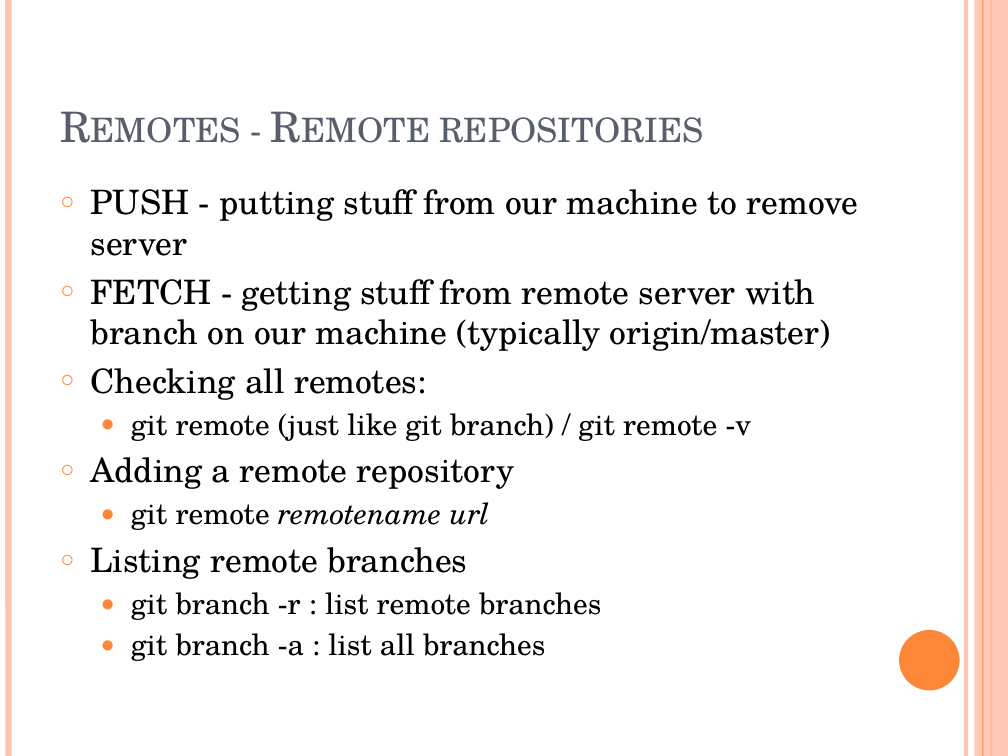
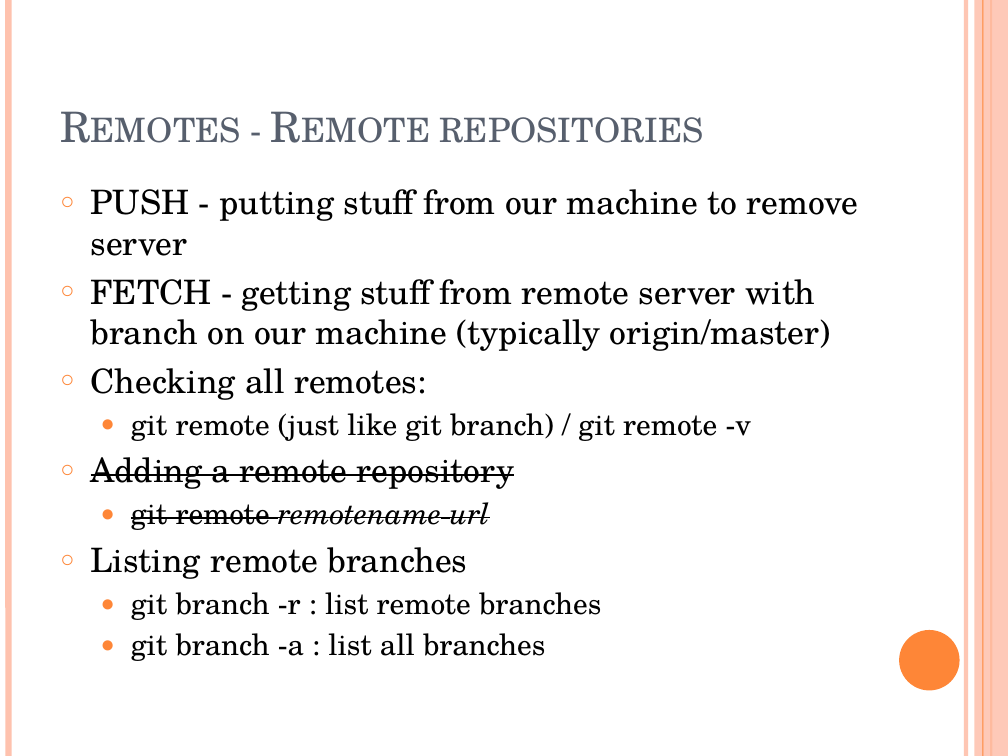
Before and after one commit to dragonflypl/learning-git, a slide deck: slide 26 of LYNDA.COM.GIT.ESSENTIAL.TRAINING-JWARE.pptx. Drawn at 1008x756 pixels with LibreOffice and Linux fonts; fonts in the diff are those of the drawing. Boxes give left, top, right and bottom in pixels: in the first picture for what was removed or moved away, otherwise in the second. Text is boxed around its words. In the diff, an @@ line names an element or a change of style, - is before the commit and + after.

```diff
--- a/LYNDA.COM.GIT.ESSENTIAL.TRAINING-JWARE.pptx
+++ b/LYNDA.COM.GIT.ESSENTIAL.TRAINING-JWARE.pptx
@@ text at (91,457,515,530): strikethrough on in "Adding a remote repository", "git remote remotename url" @@
```
Also in this commit, not shown: 2 other files.
